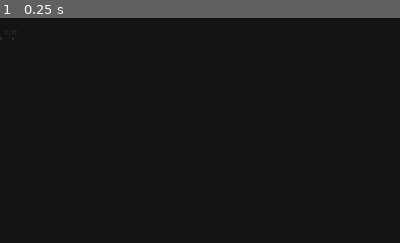
Above: before the commit, frame 1.
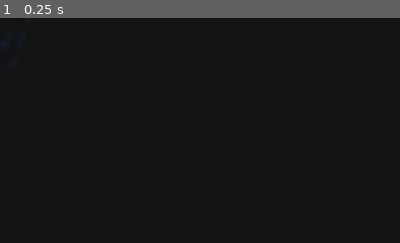
Above: after the commit, the same moment.

Repository: slaavo/Platform_test
Game: Godot game, scene res://spark_effect.tscn
Two runs of this game, one before a commit and one after it. Both use one fixed random seed, a clock stepped at 60 frames per second and the inputs below. This scene is started directly instead of the project's main scene.
Inputs:
- Up to frame 1 (0.25 s): no input
The pictures show only the part of the screen within x 0-50%, y 0-50%; the shares and areas given below are measured in that part.

The runs differ from the first frame. In frame 1, less than 0.1% of the frame differs, in the area x 0-4%, y 8-13%.

Commit message:
Make spark effect more electric and visible
- Increased particle count: 24 → 40
- Larger particles: scale 4-8x (was 1-2x)
- Electric color scheme: white → cyan → blue
- Faster initial velocity: 250-500 (was 150-350)
- Reduced gravity for floating sparks
- Larger texture with intense glow center

Diff:
--- a/spark_effect.gd
+++ b/spark_effect.gd
@@ -20,58 +20,61 @@
 	material.direction = Vector3(0, 0, 0)
 	material.spread = 180.0
 
-	# Prędkość wyrzutu iskier
-	material.initial_velocity_min = 150.0
-	material.initial_velocity_max = 350.0
+	# Prędkość wyrzutu - szybsze, bardziej dynamiczne
+	material.initial_velocity_min = 250.0
+	material.initial_velocity_max = 500.0
 
-	# Grawitacja - iskry lekko opadają
-	material.gravity = Vector3(0, 300, 0)
+	# Grawitacja - lekka, elektryczne iskry "unoszą się"
+	material.gravity = Vector3(0, 150, 0)
 
 	# Tłumienie - iskry zwalniają
-	material.damping_min = 80.0
-	material.damping_max = 120.0
+	material.damping_min = 100.0
+	material.damping_max = 150.0
 
-	# Rozmiar iskier
-	material.scale_min = 1.0
-	material.scale_max = 2.0
+	# Rozmiar iskier - DUŻO większe
+	material.scale_min = 4.0
+	material.scale_max = 8.0
 
-	# Zmniejszanie rozmiaru w czasie
+	# Zmniejszanie rozmiaru w czasie - szybszy zanik
 	var scale_curve: Curve = Curve.new()
 	scale_curve.add_point(Vector2(0.0, 1.0))
-	scale_curve.add_point(Vector2(0.5, 0.7))
+	scale_curve.add_point(Vector2(0.2, 0.8))
+	scale_curve.add_point(Vector2(0.6, 0.4))
 	scale_curve.add_point(Vector2(1.0, 0.0))
 	var scale_curve_texture: CurveTexture = CurveTexture.new()
 	scale_curve_texture.curve = scale_curve
 	material.scale_curve = scale_curve_texture
 
-	# Gradient koloru: żółty → pomarańczowy → czerwony (fade out)
+	# Gradient koloru: ELEKTRYCZNY - biały → cyjan → niebieski
 	var gradient: Gradient = Gradient.new()
 	gradient.set_offset(0, 0.0)
-	gradient.set_color(0, Color(1.0, 1.0, 0.4, 1.0))  # Jasny żółty
-	gradient.add_point(0.3, Color(1.0, 0.7, 0.2, 0.9))  # Pomarańczowy
+	gradient.set_color(0, Color(1.0, 1.0, 1.0, 1.0))  # Biały błysk
+	gradient.add_point(0.15, Color(0.7, 1.0, 1.0, 1.0))  # Jasny cyjan
+	gradient.add_point(0.4, Color(0.3, 0.8, 1.0, 0.9))  # Cyjan
+	gradient.add_point(0.7, Color(0.2, 0.5, 1.0, 0.6))  # Niebieski
 	gradient.set_offset(1, 1.0)
-	gradient.set_color(1, Color(1.0, 0.3, 0.1, 0.0))  # Czerwony, zanika
+	gradient.set_color(1, Color(0.1, 0.3, 0.8, 0.0))  # Ciemny niebieski, zanika
 	var gradient_texture: GradientTexture1D = GradientTexture1D.new()
 	gradient_texture.gradient = gradient
 	material.color_ramp = gradient_texture
 
-	# Emisja światła (glow effect)
+	# Emisja z małego obszaru dla efektu "eksplozji"
 	material.emission_shape = ParticleProcessMaterial.EMISSION_SHAPE_SPHERE
-	material.emission_sphere_radius = 5.0
+	material.emission_sphere_radius = 8.0
 
-	# Ustawienia węzła
+	# Ustawienia węzła - więcej cząsteczek, dłuższy czas
 	particles.process_material = material
 	particles.texture = _get_spark_texture()
-	particles.amount = 24
-	particles.lifetime = 0.4
+	particles.amount = 40
+	particles.lifetime = 0.5
 	particles.one_shot = true
 	particles.explosiveness = 1.0
-	particles.visibility_rect = Rect2(-200, -200, 400, 400)
+	particles.visibility_rect = Rect2(-300, -300, 600, 600)
 
 
 func _get_spark_texture() -> Texture2D:
-	# Mała, jasna tekstura iskry z miękkim glow
-	var size: int = 12
+	# Większa tekstura z intensywnym glow - efekt elektryczny
+	var size: int = 24
 	var image: Image = Image.create(size, size, false, Image.FORMAT_RGBA8)
 	var center: Vector2 = Vector2(size / 2.0, size / 2.0)
 	var radius: float = size / 2.0
@@ -80,9 +83,12 @@
 		for y in range(size):
 			var distance: float = Vector2(x + 0.5, y + 0.5).distance_to(center)
 			if distance <= radius:
-				# Intensywny środek, miękkie krawędzie
-				var alpha: float = 1.0 - pow(distance / radius, 0.5)
-				image.set_pixel(x, y, Color(1, 1, 1, alpha))
+				# Bardzo intensywny środek, mocny glow
+				var normalized_dist: float = distance / radius
+				var alpha: float = 1.0 - pow(normalized_dist, 0.3)
+				# Środek jest "przepalony" - pełna jasność
+				var brightness: float = 1.0 if normalized_dist < 0.3 else (1.0 - pow(normalized_dist, 0.5))
+				image.set_pixel(x, y, Color(brightness, brightness, brightness, alpha))
 			else:
 				image.set_pixel(x, y, Color(0, 0, 0, 0))
 
